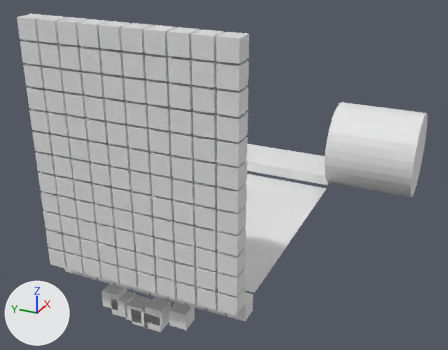
Renders of the Blender file scenes/tetris.blend from each side of a commit.
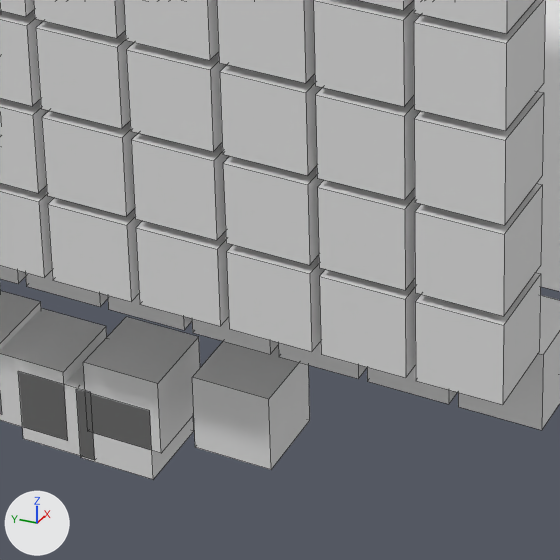
There are two pictures of each version: one whole from a 50 mm camera at (-41.08, -26.79, 32.28) aimed at (15.62, -1.27, 3.92), one close up on the part from 28% to 56% of the width and 65% to 100% of the height. The lights are fixed; the arrows at lower left show +X, +Y and +Z. The close-ups show mesh edges as thin lines.

The first close-up shows 'Cube.002', 'Cube.003', 'Cube.004', 'Cube.005', 'Cube.013', 'IPiece', 'JPiece', 'OPiece', 'Placer', 'TPiece', 'WalkMesh', 'ZPiece'.
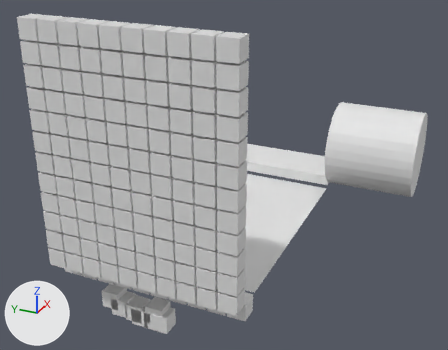
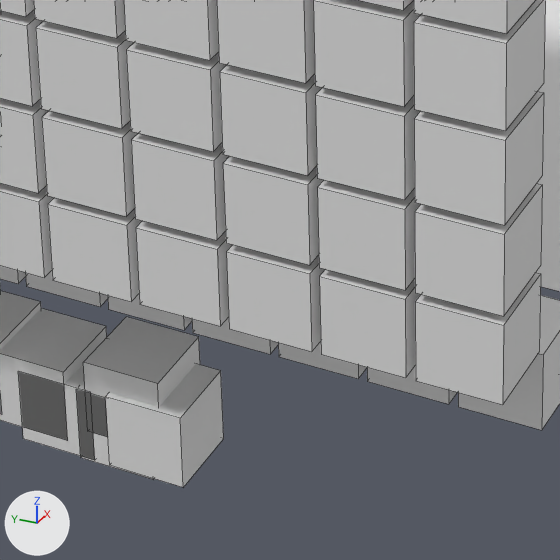
Edits to the bpy script that builds the scene:
```text
Change ob_zpiece:
    ob_zpiece.location: (2.0, -2.94, -4.94) -> (1.85, -0.9, -5.97)
```

Location of each change, [x1, y1, x2, y2] in pixels of the close-ups (560 x 560 px):
'ZPiece', moved
    before: [192, 341, 310, 470]
    after: [106, 364, 224, 487]
'IPiece', unchanged, covered by the edit
    before: [76, 390, 194, 479]
    after: [80, 397, 154, 479]
